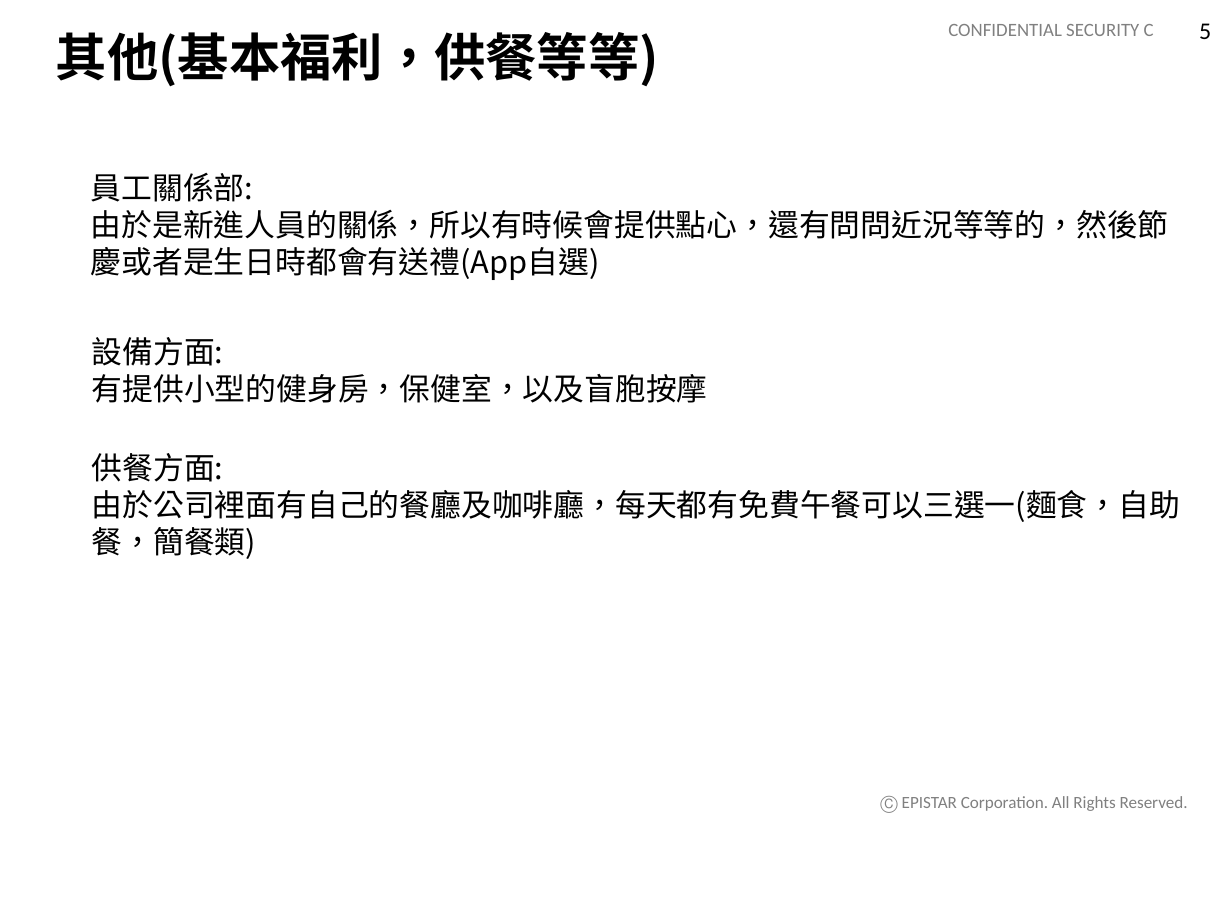
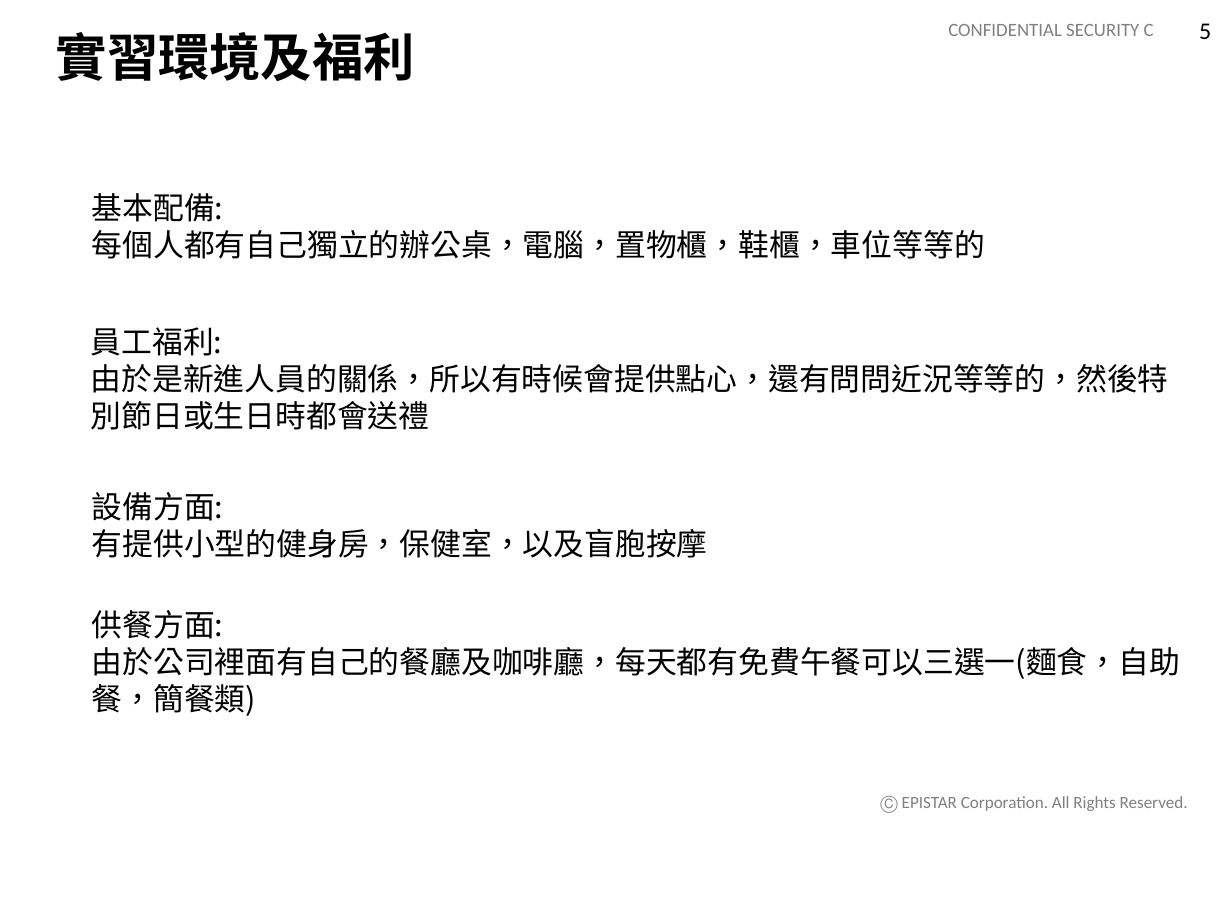
Before and after one commit to d0683201/d0683201, a slide deck: slide 5 of 實習報告.pptx. Drawn at 1232x924 pixels with LibreOffice and Linux fonts; fonts in the diff are those of the drawing; background and template pictures are left out. Boxes give left, top, right and bottom in pixels: in the first picture for what was removed or moved away, otherwise in the second. Text is boxed around its words. In the diff, an @@ line names an element or a change of style, - is before the commit and + after.

```diff
--- a/實習報告.pptx
+++ b/實習報告.pptx
@@ text at <box>56,32,415,81</box>: text changed @@
-其他(基本福利，供餐等等)
+實習環境及福利
@@ text added at <box>92,193,985,259</box>, 18 pt, text #000000 @@
+基本配備:
+每個人都有自己獨立的辦公桌，電腦，置物櫃，鞋櫃，車位等等的
@@ text at <box>91,327,1169,430</box>: text changed @@
-員工關係部:
-由於是新進人員的關係，所以有時候會提供點心，還有問問近況等等的，然後節慶或者是生日時都會有送禮(App自選)
+員工福利:
+由於是新進人員的關係，所以有時候會提供點心，還有問問近況等等的，然後特別節日或生日時都會送禮
@@ text "設備方面:": place and size @@
-text "設備方面:" at <box>92,337,708,403</box>
+text "設備方面:" at <box>92,492,708,558</box>
@@ text "供餐方面:": place and size @@
-text "供餐方面:" at <box>92,453,1180,559</box>
+text "供餐方面:" at <box>92,610,1180,716</box>
```
Also in this commit, not shown: 4 other slides changed, 1 slide added, 1 slide removed.
